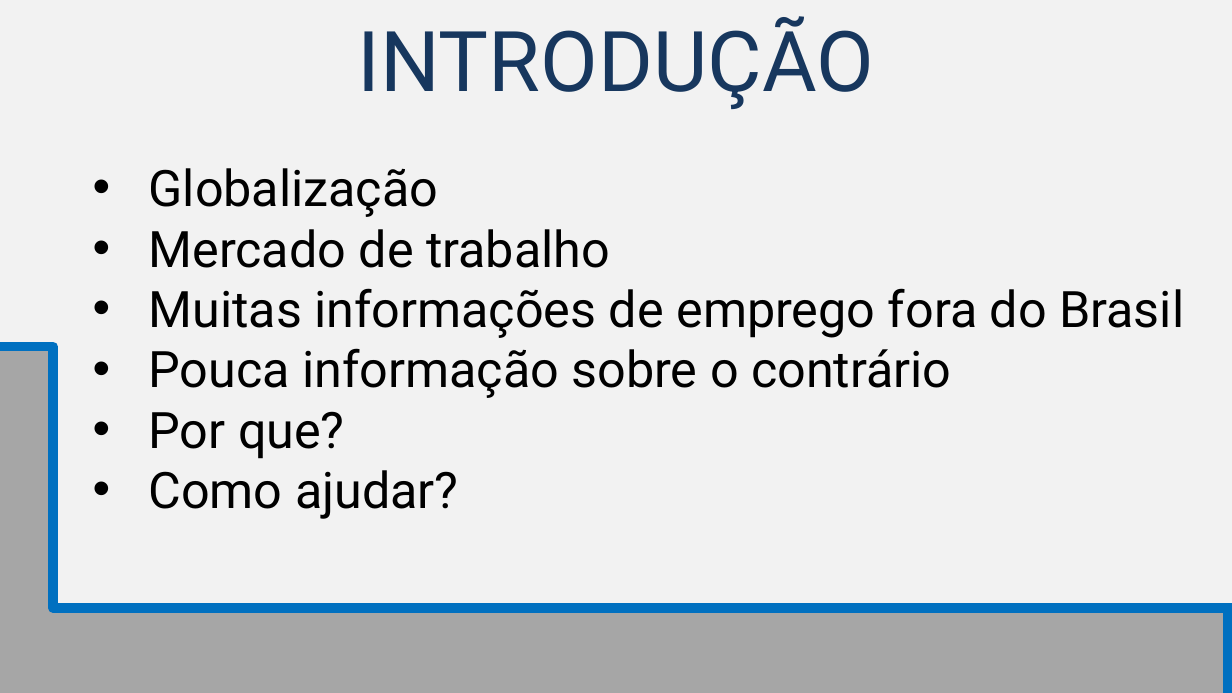
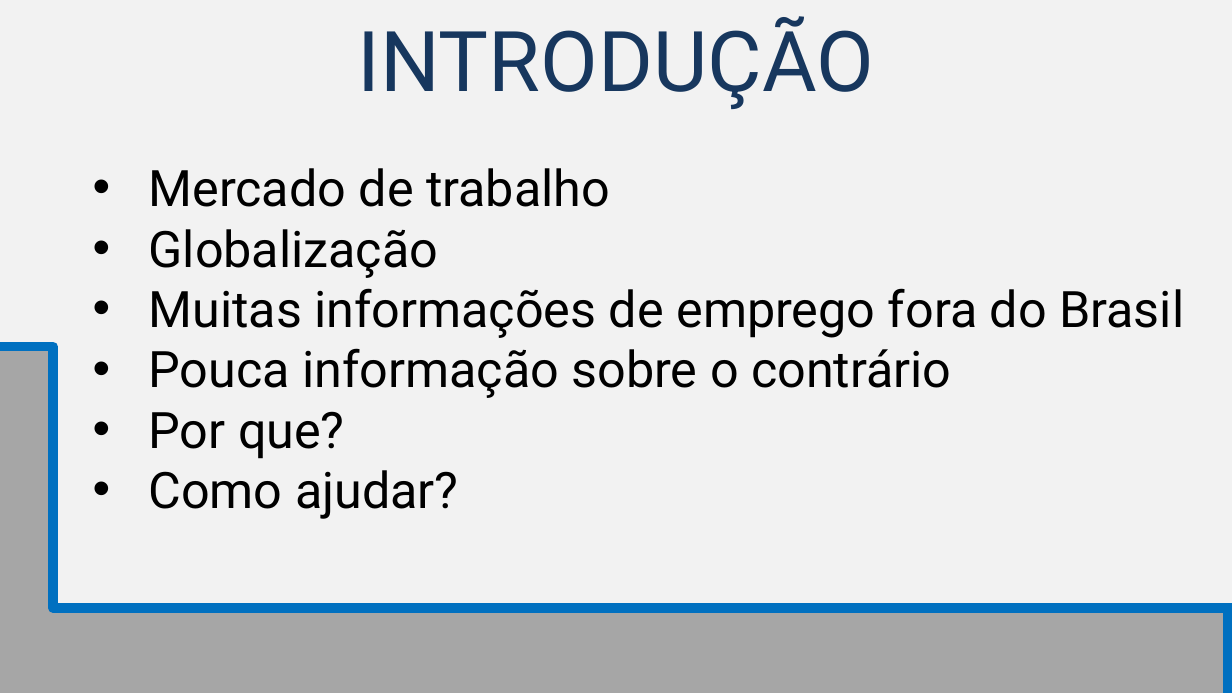
Before and after one commit to TR0NZ0D/Brazil-Career-Hub, a slide deck: slide 4 of Files/TCC - Final/Apresentacao_Final.pptx (slide 3 before the commit). Drawn at 1232x693 pixels with LibreOffice and Linux fonts; fonts in the diff are those of the drawing. Boxes give left, top, right and bottom in pixels: in the first picture for what was removed or moved away, otherwise in the second. Text is boxed around its words. In the diff, an @@ line names an element or a change of style, - is before the commit and + after.

```diff
--- a/Files/TCC - Final/Apresentacao_Final.pptx
+++ b/Files/TCC - Final/Apresentacao_Final.pptx
@@ text at box(149, 168, 610, 207): paragraph added @@
+• Mercado de trabalho
@@ text at box(149, 229, 610, 268): paragraph removed @@
-• Mercado de trabalho
```
Also in this commit, not shown: 9 other slides changed, 4 slides added, 1 other file.
